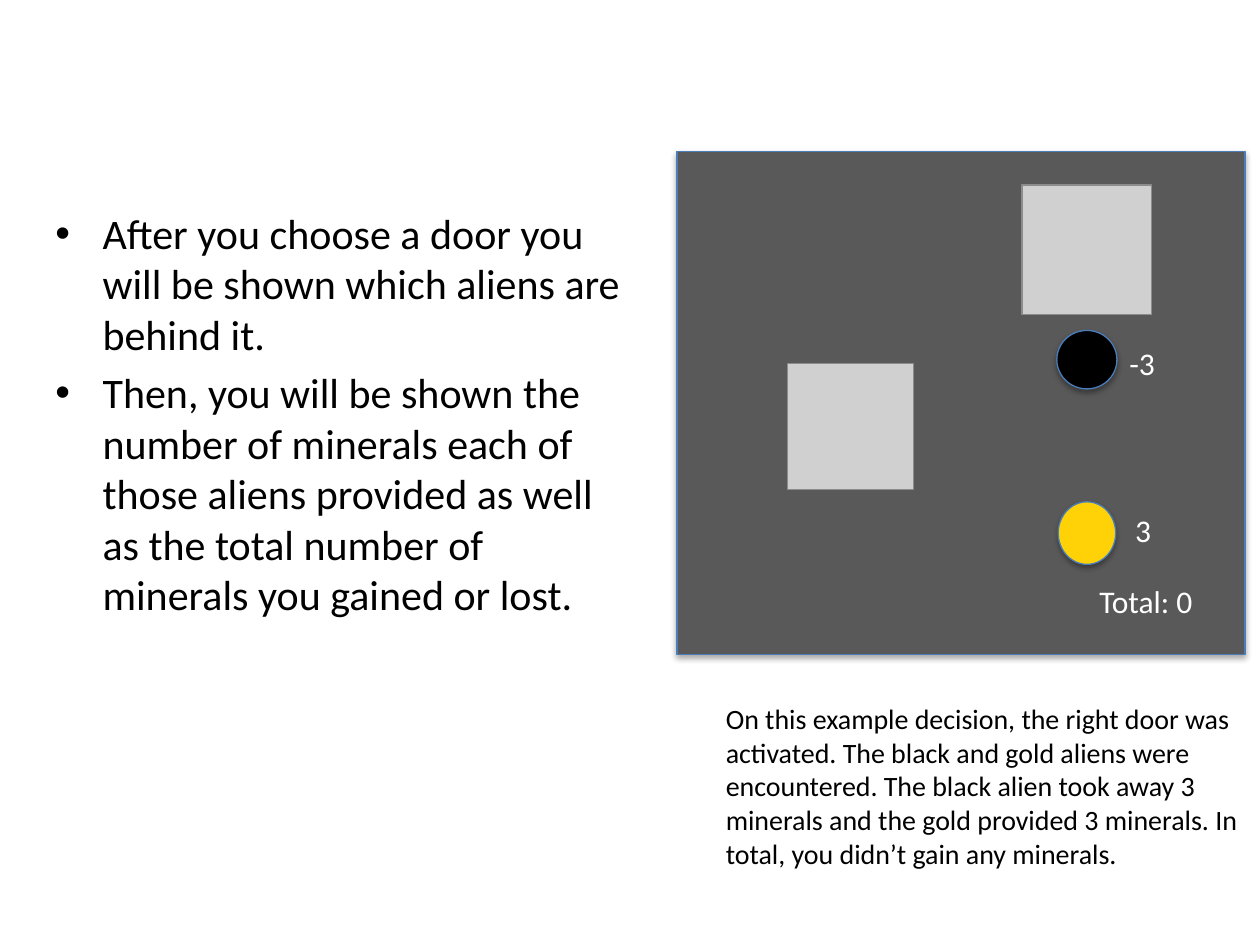
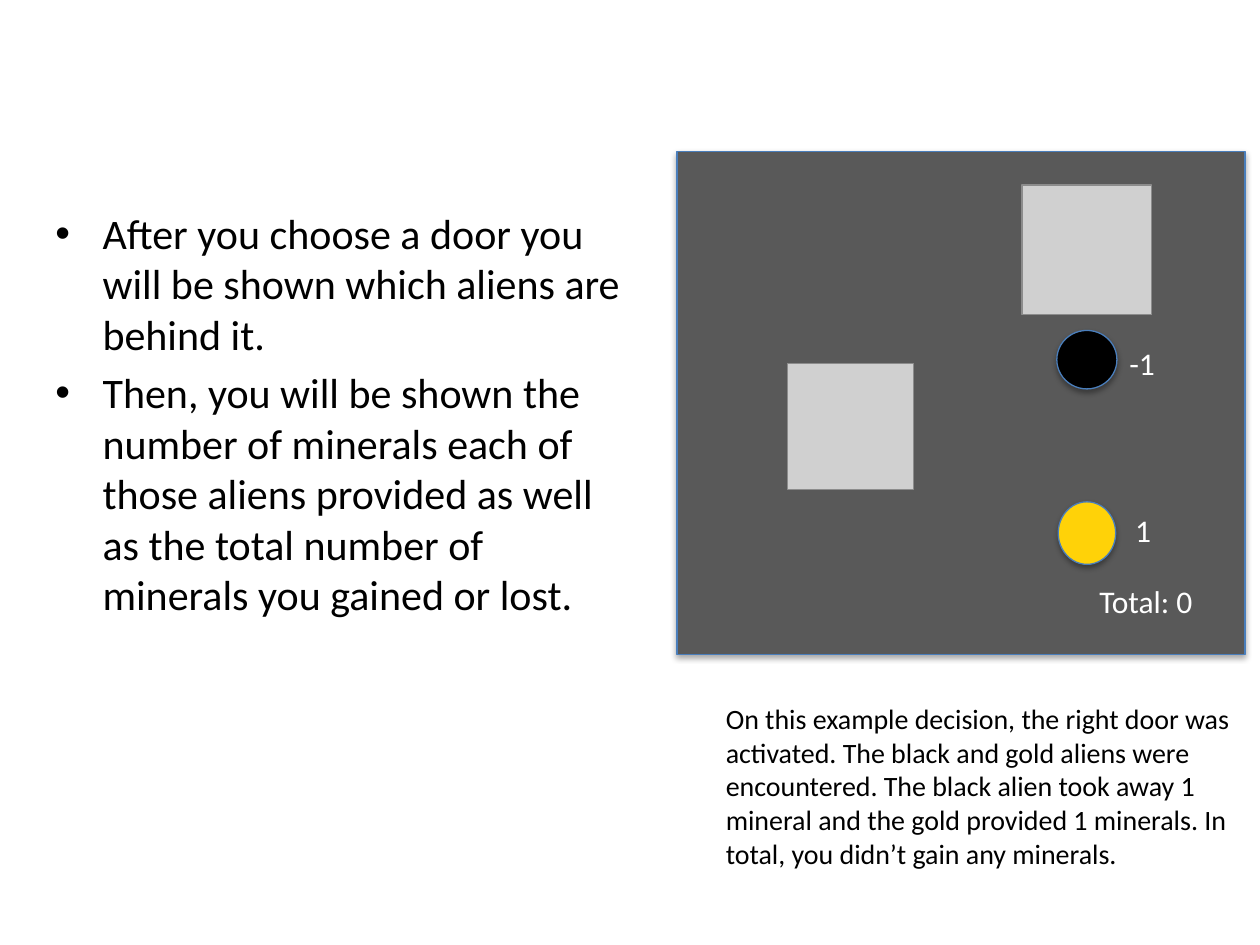
Before and after one commit to evanrussek/feature_experiment, a slide deck: slide 7 of public/ver_full_pf_b/Stimuli/Paul_Instructions.pptx. Drawn at 1260x945 pixels with LibreOffice and Linux fonts; fonts in the diff are those of the drawing; grey boxes stand for pictures. Boxes give left, top, right and bottom in pixels: in the first picture for what was removed or moved away, otherwise in the second. Text is boxed around its words. In the diff, an @@ line names an element or a change of style, - is before the commit and + after.

```diff
--- a/public/ver_full_pf_b/Stimuli/Paul_Instructions.pptx
+++ b/public/ver_full_pf_b/Stimuli/Paul_Instructions.pptx
@@ text at (1129, 354, 1155, 375): text changed @@
--3
+-1
@@ text at (1135, 521, 1151, 542): text changed @@
-3
+1
@@ text at (726, 709, 1229, 869): text changed @@
-On this example decision, the right door was activated. The black and gold aliens were encountered. The black alien took away 3 minerals and the gold provided 3 minerals. In total, you didn’t gain any minerals.
+On this example decision, the right door was activated. The black and gold aliens were encountered. The black alien took away 1 mineral and the gold provided 1 minerals. In total, you didn’t gain any minerals.
```
Also in this commit, not shown: 2 other slides changed, 21 other files.
